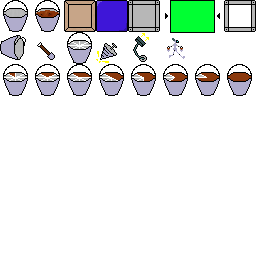
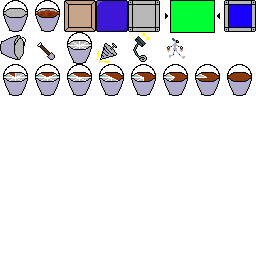
Revision of a layered 256 x 256 image; what changed, layer by layer:
painted on "Background" over [229, 5, 251, 27]
